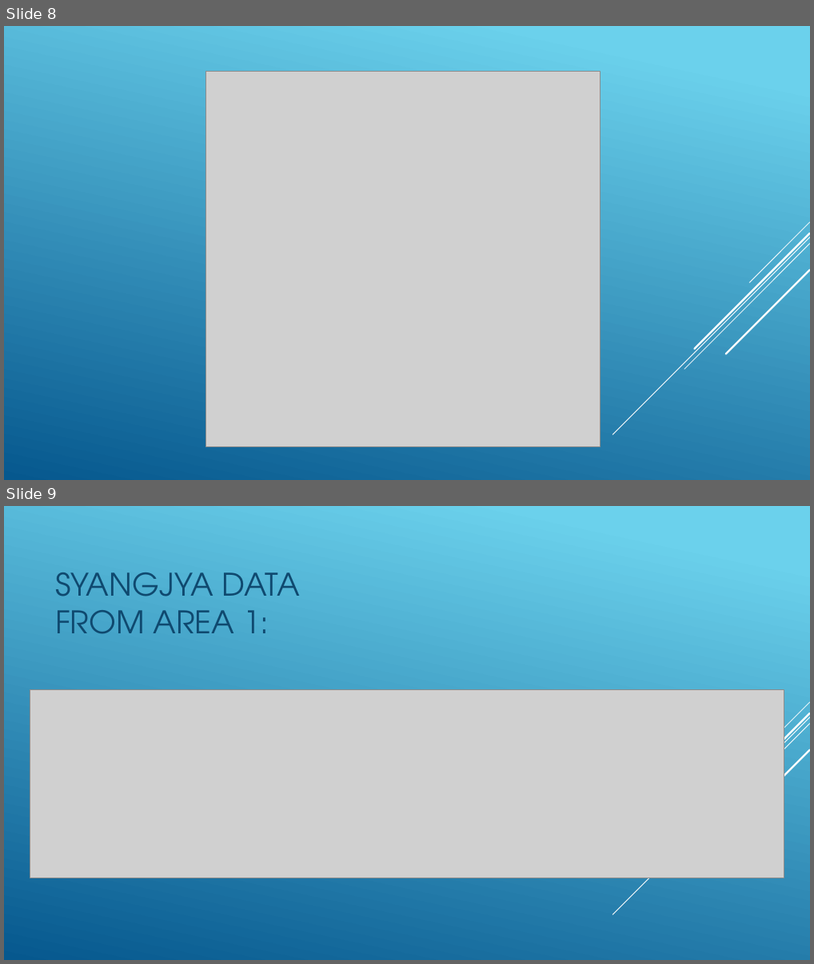
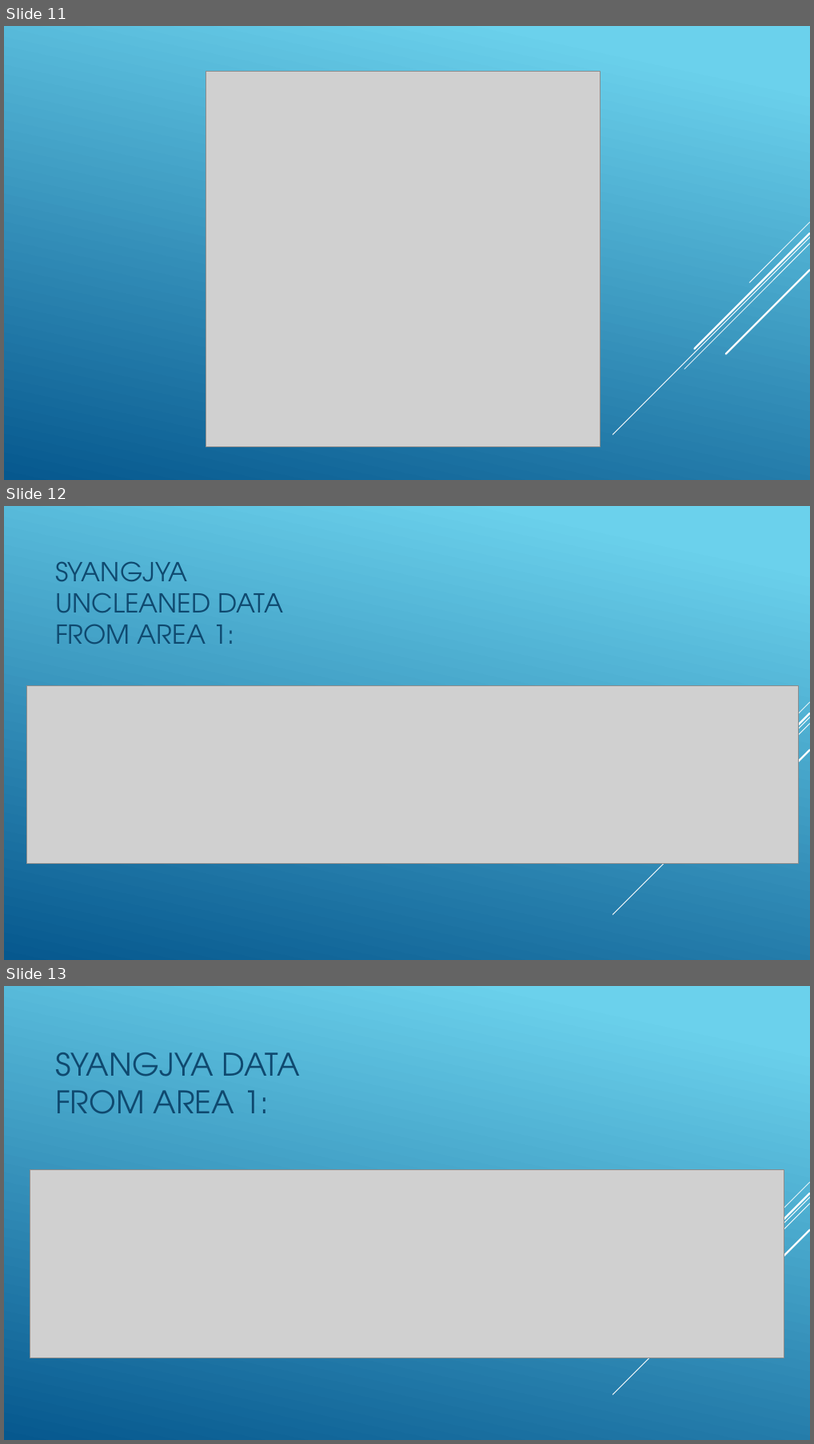
Before and after one commit to bishal2059/datathon_ices, a slide deck: Datathon Final dataset/Central election 2074/gandaki/Presentation.pptx. Shown one above the other, each under a label of ours: slides 8 and 9 before the commit, slides 11, 12 and 13 after it. The pictures are 814x964 and 814x1444 pixels, drawn with LibreOffice and Linux fonts; fonts in the diff are those of the drawing; grey boxes stand for pictures. Boxes give left, top, right and bottom in pixels: in the first picture for what was removed or moved away, otherwise in the second. Text is boxed around its words. In the diff, an @@ line names an element or a change of style, - is before the commit and + after.

```diff
--- a/Datathon Final dataset/Central election 2074/gandaki/Presentation.pptx
+++ b/Datathon Final dataset/Central election 2074/gandaki/Presentation.pptx
@@ slide 12 added at (x1=4, y1=506, x2=810, y2=960), background gradient #6ED2EB to #06588E; not listed: 5 template elements that a slide beside it also shows @@
@@ text added at (x1=55, y1=561, x2=283, y2=644), 31 pt, text #0F496F @@
+SYANGJYA UNCLEANED DATA FROM AREA 1:
@@ picture added at (x1=26, y1=686, x2=799, y2=864) @@
@@ what was slide 8 is now slide 11 @@
@@ what was slide 9 is now slide 13 @@
```
Also in this commit, not shown: 7 other slides added, 1 other file.
